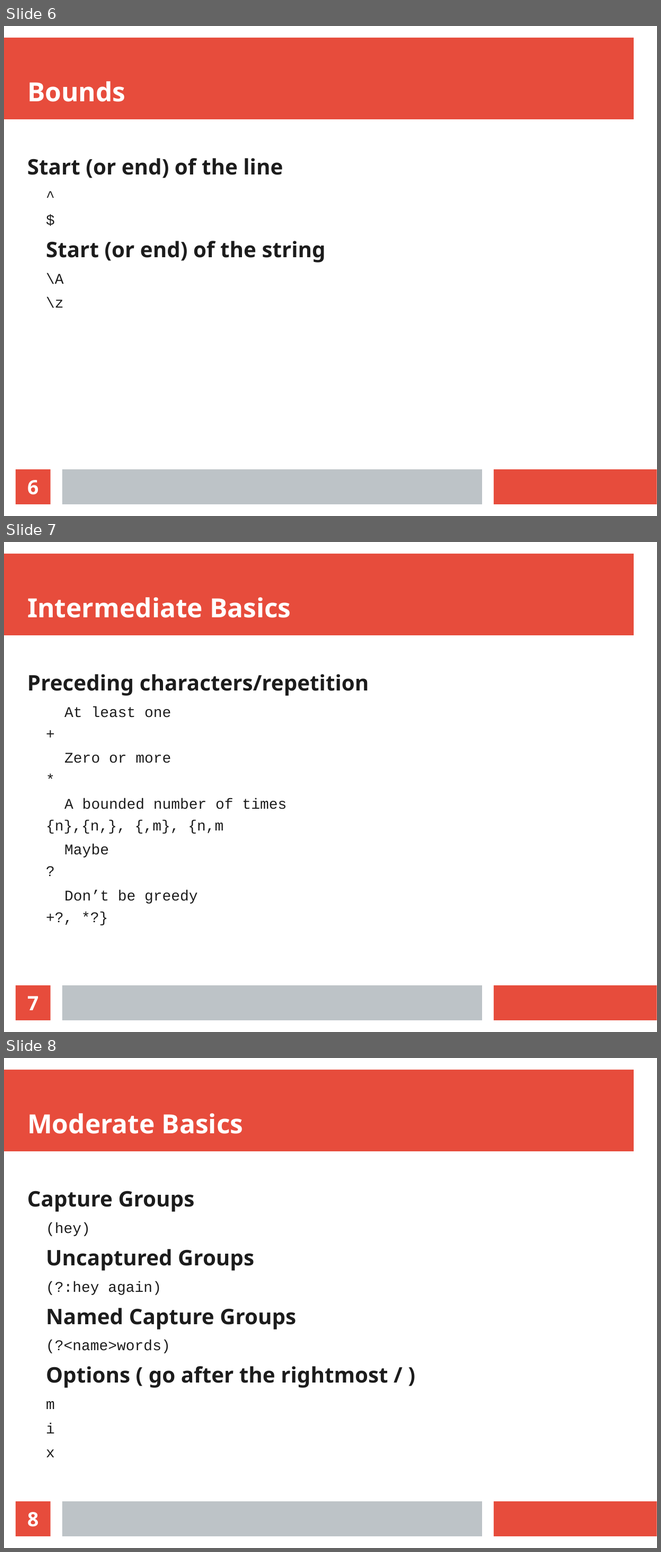
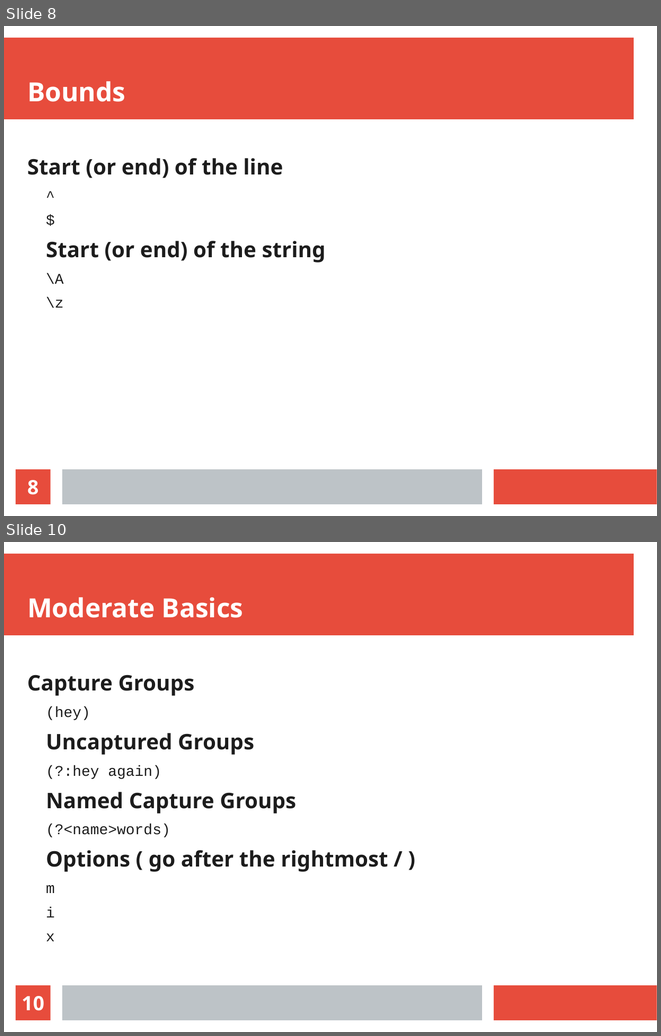
Before and after one commit to callahat/slides, a slide deck: 2024/crb/regexp.ppt. Shown one above the other, each under a label of ours: slides 6, 7 and 8 before the commit, slides 8 and 10 after it; the slides between them are not shown. The pictures are 661x1552 and 661x1036 pixels, drawn with LibreOffice and Linux fonts; fonts in the diff are those of the drawing. Boxes give left, top, right and bottom in pixels: in the first picture for what was removed or moved away, otherwise in the second. Text is boxed around its words. In the diff, an @@ line names an element or a change of style, - is before the commit and + after.

```diff
--- a/2024/crb/regexp.ppt
+++ b/2024/crb/regexp.ppt
@@ slide 7 removed at bbox=[4, 542, 657, 1032], background #FFFFFF; not listed: 3 template elements that a slide beside it also shows @@
@@ title removed at bbox=[27, 597, 291, 618] @@
-Intermediate Basics
@@ text removed at bbox=[27, 674, 369, 903] @@
-Preceding characters/repetition
-    At least one
-  +
-    Zero or more
-  *
-    A bounded number of times
-  {n},{n,}, {,m}, {n,m
-    Maybe
-  ?
-    Don’t be greedy
-  +?, *?}
@@ page number removed at bbox=[16, 985, 51, 1020] @@
-7
@@ what was slide 6 is now slide 8 @@
@@ page number at bbox=[27, 480, 38, 495]: text changed @@
-6
+8
@@ what was slide 8 is now slide 10 @@
@@ page number at bbox=[21, 996, 44, 1011]: text changed @@
-8
+10
```
Also in this commit, not shown: 2 slides changed, 5 slides added, 1 other file.
